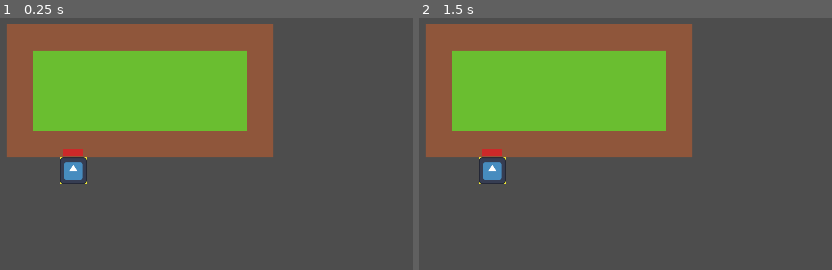
Above: before the commit, frames 1-2 (left to right).
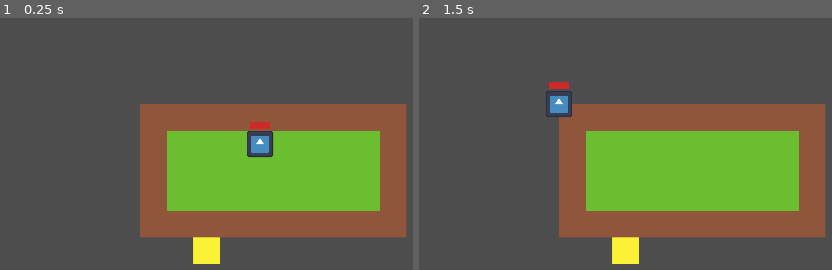
Above: after the commit, the same moments.

Repository: MentaalAchtergesteld/arcadedungeontactics
Game: Godot game, scene res://scenes/level/level.tscn
The game is run twice, just before and just after one commit, with the same random seed, the same clock (stepped at 60 frames per second) and the same inputs. The engine's default icon, where the game draws it, is replaced by a stand-in: a white triangle on a blue panel in a dark square.
Inputs:
- Up to frame 1 (0.25 s): no input
- Up to frame 2 (1.5 s): tap Enter (ui_accept) at 0.5, 1.35 s; hold Enter (ui_accept) 0.53-1.28 s

The runs differ from the first frame. In frame 1, 61% of the frame differs, in the area x 1-99%, y 2-98%; in frame 2, 61%.
Error after the commit: Parse Error: Too few arguments for "setup_level()" call. Expected at least 2 but received 1. (res://scenes/level/level.gd:16)

Commit message:
did a lot but forgot to commit

Diff:
--- a/autoloads/navigation.gd
+++ b/autoloads/navigation.gd
@@ -2,14 +2,42 @@
 
 signal tilemap_changed;
 
+var astar_grid: AStarGrid2D;
 var tilemap: TileMapLayer;
 var cell_size: Vector2 = Vector2.ONE;
+var unit_lookup: Callable;
 
-func setup_level(_tilemap: TileMapLayer) -> void:
+var unit_positions: Array[Vector2i] = [];
+
+func update_unit_grid():
+	unit_positions.clear();
+	var all_units: Array[Unit] = unit_lookup.call();
+	for unit in all_units:
+		unit_positions.append(unit.grid_position);
+
+func update_astar_grid():
+	astar_grid.clear();
+	astar_grid.cell_size = cell_size;
+	astar_grid.region = tilemap.get_used_rect();
+	astar_grid.update();
+
+	for tile in tilemap.get_used_cells():
+		if tilemap.get_cell_tile_data(tile).get_custom_data("is_solid"):
+			astar_grid.set_point_solid(tile, true);
+
+	for position in unit_positions:
+		astar_grid.set_point_solid(position, true);
+
+func setup_level(_tilemap: TileMapLayer, _unit_lookup: Callable) -> void:
 	tilemap = _tilemap;
 	cell_size = tilemap.tile_set.tile_size;
+	tilemap_changed.emit();
 
-	tilemap_changed.emit();
+	unit_lookup = _unit_lookup;
+
+	astar_grid = AStarGrid2D.new();
+
+	update_astar_grid();
 
 func map_to_world(grid_pos: Vector2i) -> Vector2:
 	if not tilemap:
@@ -23,3 +51,23 @@
 		push_warning("Tilemap is not set!");
 		return Vector2i.ZERO;
 	return tilemap.local_to_map(world_pos);
+
+func calculate_path(origin: Vector2i, target: Vector2i) -> Array[Vector2i]:
+	var path = [];
+	var rect = tilemap.get_used_rect();
+	if not rect.has_point(origin) or not rect.has_point(target):
+		return path;
+
+	if origin == target:
+		return path;
+	update_astar_grid();
+
+	return astar_grid.get_point_path(origin, target);
+
+func can_move_to(origin: Vector2i, target: Vector2i) -> bool:
+	return !calculate_path(origin, target).is_empty();
+
+func is_position_free(position: Vector2i) -> bool:
+	if astar_grid.is_point_solid(position):
+		return false;
+	return true;
--- /dev/null
+++ b/components/move_component.gd
@@ -0,0 +1,52 @@
+class_name PositionComponent
+extends Node
+
+signal movement_finished;
+
+@export var actor: Node2D;
+@export var move_speed: float = 0.1;
+
+var grid_position: Vector2i:
+	get: return Navigation.world_to_map(actor.global_position);
+
+func move_to(grid_pos: Vector2i) -> void:
+	actor.global_position = Navigation.map_to_world(grid_pos);
+	movement_finished.emit();
+
+func move_along_relative_path(path: Array[Vector2i]) -> void:
+	if path.is_empty(): return;
+
+	var tween = create_tween();
+	tween.set_ease(Tween.EASE_OUT);
+	tween.set_trans(Tween.TRANS_CUBIC);
+
+	var path_position = grid_position;
+	for pos in path:
+		path_position += pos;
+		tween.tween_property(
+			actor,
+			'global_position',
+			Navigation.map_to_world(path_position),
+			move_speed
+		);
+
+	await tween.finished;
+	movement_finished.emit();
+
+func move_along_absolute_path(path: Array[Vector2i]) -> void:
+	if path.is_empty(): return;
+
+	var tween = create_tween();
+	tween.set_ease(Tween.EASE_OUT);
+	tween.set_trans(Tween.TRANS_CUBIC);
+
+	for pos in path:
+		tween.tween_property(
+			actor,
+			'global_position',
+			Navigation.map_to_world(pos),
+			move_speed
+		);
+
+	await tween.finished;
+	movement_finished.emit();
--- a/entities/unit/unit.gd
+++ b/entities/unit/unit.gd
@@ -2,9 +2,10 @@
 extends Node2D
 
 @onready var health_component: HealthComponent = $HealthComponent;
+@onready var position_component: PositionComponent = $PositionComponent;
 
-var cell_position: Vector2i:
-	get: return Navigation.world_to_map(global_position);
+var grid_position: Vector2i:
+	get: return position_component.grid_position;
 
 var alive:
 	get: health_component.current_health > 0;
@@ -14,3 +15,15 @@
 
 func _ready() -> void:
 	Navigation.tilemap_changed.connect(_on_tilemap_changed);
+
+func _input(event: InputEvent) -> void:
+	if event.is_action_pressed("ui_accept"):
+		position_component.move_along_relative_path([
+			Vector2i(0, 1),
+			Vector2i(0, 1),
+			Vector2i(0, 1),
+			Vector2i(1, 0),
+			Vector2i(1, 0),
+			Vector2i(0, -1),
+			Vector2i(-1, 0),
+		])
--- a/entities/unit/unit.tscn
+++ b/entities/unit/unit.tscn
@@ -1,8 +1,9 @@
-[gd_scene load_steps=5 format=3 uid="uid://dw6tq28finwin"]
+[gd_scene load_steps=6 format=3 uid="uid://dw6tq28finwin"]
 
 [ext_resource type="Script" uid="uid://cpu4800dki5vl" path="res://entities/unit/unit.gd" id="1_w87tj"]
 [ext_resource type="Texture2D" uid="uid://btvenopoeqlbq" path="res://icon.svg" id="2_tkh0x"]
 [ext_resource type="Script" uid="uid://btfmngh8138a5" path="res://components/health_component/health_component.gd" id="3_p0kfm"]
+[ext_resource type="Script" uid="uid://de5einrf501o1" path="res://components/move_component.gd" id="4_f5ot1"]
 [ext_resource type="PackedScene" uid="uid://cpt5jhmuhwtb3" path="res://components/healthbar/healthbar.tscn" id="4_h1r3i"]
 
 [node name="Unit" type="Node2D"]
@@ -15,6 +16,10 @@
 [node name="HealthComponent" type="Node" parent="."]
 script = ExtResource("3_p0kfm")
 
+[node name="PositionComponent" type="Node" parent="." node_paths=PackedStringArray("actor")]
+script = ExtResource("4_f5ot1")
+actor = NodePath("..")
+
 [node name="Healthbar" parent="." node_paths=PackedStringArray("health_component") instance=ExtResource("4_h1r3i")]
 offset_left = -6.0
 offset_top = -13.0
--- /dev/null
+++ b/entities/unit_team_container/s.gd
@@ -0,0 +1,5 @@
+class_name UnitTeamContainer
+extends Node2D
+
+func get_unit_at_position(position: Vector2i) -> Unit:
+	return null;
--- /dev/null
+++ b/resources/action/action.gd
@@ -0,0 +1,16 @@
+class_name Action
+extends Resource
+
+signal finished;
+
+func get_tile_info(origin: Vector2i) -> Array[TileInfo]:
+	return [];
+
+func execute(
+	caster: Unit,
+	origin: Vector2i,
+	target: Vector2i,
+	units: UnitTeamContainer,
+	tilemap: TileMapLayer,
+) -> void:
+	finished.emit();
--- /dev/null
+++ b/resources/action/move_action.gd
@@ -0,0 +1,30 @@
+class_name MoveAction
+extends Action
+
+@export var range: int = 3;
+
+func get_tile_info(origin: Vector2i) -> Array[TileInfo]:
+	var result: Array[TileInfo] = [];
+
+	for x in range(-range, range+1):
+		for y in range(-range, range+1):
+			if abs(x) + abs(y) > range: continue;
+			var position = origin + Vector2i(x, y);
+			if !Navigation.can_move_to(origin, position): continue;
+
+			result.append(TileInfo.create(position, TileInfo.RoleType.Clickable, TileInfo.EffectType.Neutal));
+			result.append(TileInfo.create(position, TileInfo.RoleType.Affected, TileInfo.EffectType.Neutal));
+
+	return result;
+
+
+func execute(
+	caster: Unit,
+	origin: Vector2i,
+	target: Vector2i,
+	units: UnitTeamContainer,
+	tilemap: TileMapLayer,
+) -> void:
+	if units.get_unit_at_position(target): return;
+
+	finished.emit();
--- /dev/null
+++ b/resources/action/tile_info.gd
@@ -0,0 +1,17 @@
+class_name TileInfo
+extends RefCounted
+
+enum RoleType { Clickable, Affected };
+enum EffectType { Neutal, Positive, Negative };
+
+var position: Vector2i;
+var role: RoleType;
+var effect: EffectType;
+
+@warning_ignore("shadowed_variable")
+static func create(position: Vector2i, role: RoleType, effect: EffectType) -> TileInfo:
+	var tile_info = TileInfo.new();
+	tile_info.position = position;
+	tile_info.role = role;
+	tile_info.effect = effect;
+	return tile_info;
--- a/scenes/level/level.tscn
+++ b/scenes/level/level.tscn
@@ -1,8 +1,9 @@
-[gd_scene load_steps=6 format=4 uid="uid://b3adu3hp6rpm8"]
+[gd_scene load_steps=7 format=4 uid="uid://b3adu3hp6rpm8"]
 
 [ext_resource type="Script" uid="uid://bscuwlowwy8ii" path="res://scenes/level/level.gd" id="1_h3e3j"]
 [ext_resource type="Texture2D" uid="uid://cllook31gtn1p" path="res://assets/test_tileset.png" id="2_i166f"]
 [ext_resource type="PackedScene" uid="uid://dw6tq28finwin" path="res://entities/unit/unit.tscn" id="2_nbgty"]
+[ext_resource type="Script" uid="uid://cjabqgtq2j7dj" path="res://entities/unit_team_container/s.gd" id="3_qkmgm"]
 
 [sub_resource type="TileSetAtlasSource" id="TileSetAtlasSource_qkmgm"]
 texture = ExtResource("2_i166f")
@@ -27,9 +28,10 @@
 [node name="MapObjects" type="Node2D" parent="."]
 
 [node name="Units" type="Node2D" parent="."]
+script = ExtResource("3_qkmgm")
 
 [node name="Unit" parent="Units" instance=ExtResource("2_nbgty")]
-position = Vector2(56, 8)
+position = Vector2(72, 24)
 
 [node name="Camera2D" type="Camera2D" parent="."]
 zoom = Vector2(4, 4)
Not shown, added: components/move_component.gd.uid
Not shown, added: entities/unit_team_container/s.gd.uid
Not shown, added: resources/action/action.gd.uid
Not shown, added: resources/action/move_action.gd.uid
Not shown, added: resources/action/tile_info.gd.uid
